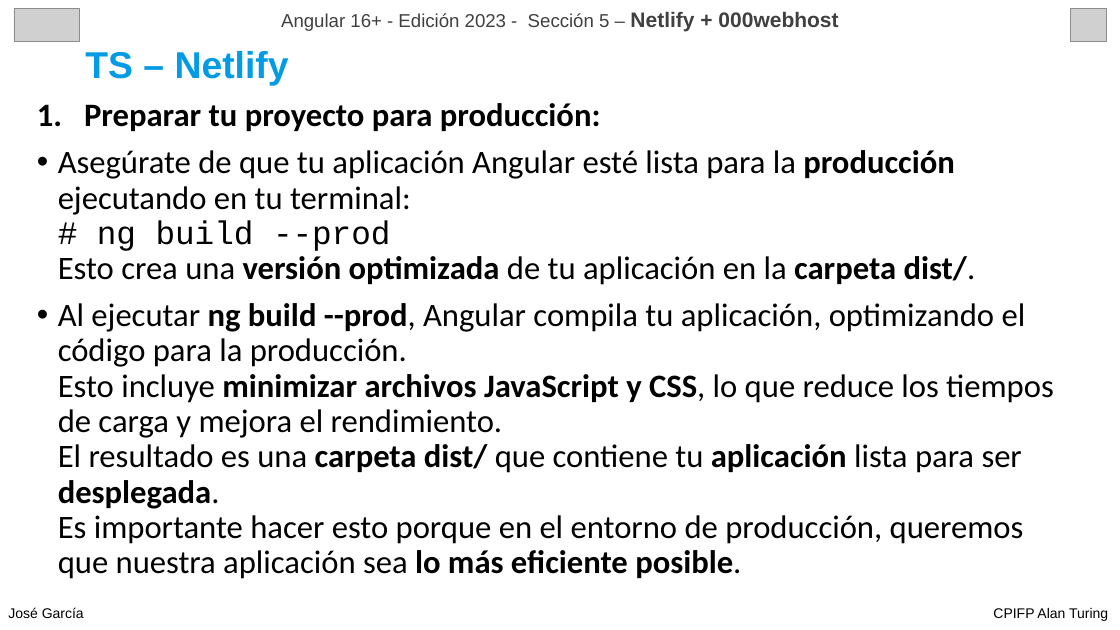
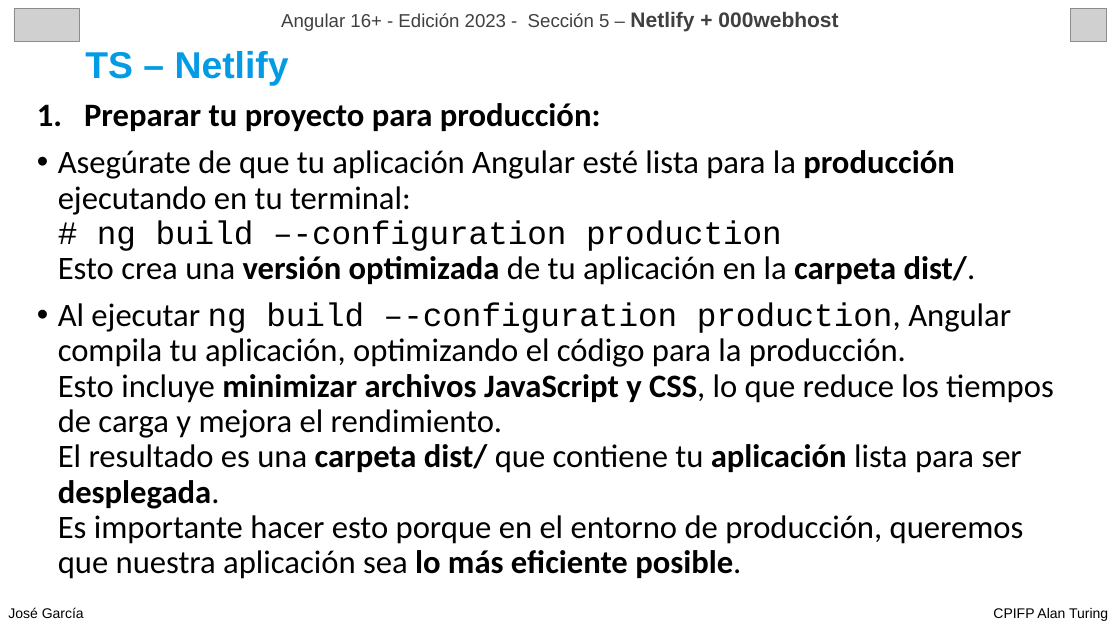
Before and after one commit to jgarmay674/dbzPHP, a slide deck: slide 4 of EXPLICACION.pptx. Drawn at 1120x630 pixels with LibreOffice and Linux fonts; fonts in the diff are those of the drawing; grey boxes stand for pictures; background and template pictures are left out. Boxes give left, top, right and bottom in pixels: in the first picture for what was removed or moved away, otherwise in the second. Text is boxed around its words. In the diff, an @@ line names an element or a change of style, - is before the commit and + after.

```diff
--- a/EXPLICACION.pptx
+++ b/EXPLICACION.pptx
@@ text at (x1=58, y1=150, x2=1054, y2=579): text changed @@
-• Asegúrate de que tu aplicación Angular esté lista para la producción ejecutando en tu terminal:
-  # ng build --prod
-  Esto crea una versión optimizada de tu aplicación en la carpeta dist/.
-• Al ejecutar ng build --prod, Angular compila tu aplicación, optimizando el código para la producción.
-  Esto incluye minimizar archivos JavaScript y CSS, lo que reduce los tiempos de carga y mejora el rendimiento.
-  El resultado es una carpeta dist/ que contiene tu aplicación lista para ser desplegada.
-  Es importante hacer esto porque en el entorno de producción, queremos que nuestra aplicación sea lo más eficiente posible.
+• Asegúrate de que tu aplicación Angular esté lista para la producción ejecutando en tu terminal:
+  # ng build –-configuration production
+  Esto crea una versión optimizada de tu aplicación en la carpeta dist/.
+• Al ejecutar ng build –-configuration production, Angular compila tu aplicación, optimizando el código para la producción.
+  Esto incluye minimizar archivos JavaScript y CSS, lo que reduce los tiempos de carga y mejora el rendimiento.
+  El resultado es una carpeta dist/ que contiene tu aplicación lista para ser desplegada.
+  Es importante hacer esto porque en el entorno de producción, queremos que nuestra aplicación sea lo más eficiente posible.
```
Also in this commit, not shown: 18 other files.
